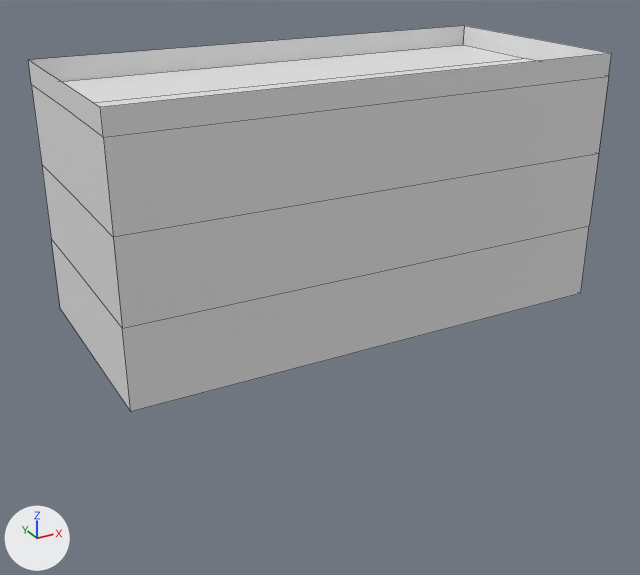
An edit to the Blender file doc/diagramme/diagramme_lenny/sechoirHoublon.blend, drawn before and after from the same camera.
Before and after are seen from a 50 mm lens placed at (17.62, -19.61, 10.27), pointed at (26.85, -2.82, 1.88). Arrows for +X, +Y and +Z are at lower left; the lights stay in place. The picture after the commit comes second. Mesh edges are drawn as thin lines.

The older version as bpy lines, for what is in view:
```python
me_cube = bpy.data.meshes.new('Cube')
me_cube.from_pydata(...)  # 26 vertices, 21 faces, 2 loose edges; spans x 22.0..35.0, y -3.0..3.0, z -1.0..5.57
me_cube.materials.append(mat_material)  # white #e7e7e7
ob_cube = bpy.data.objects.new('Cube', me_cube)
ob_cube.location = (-0.05, -0.23, 1.15)
```
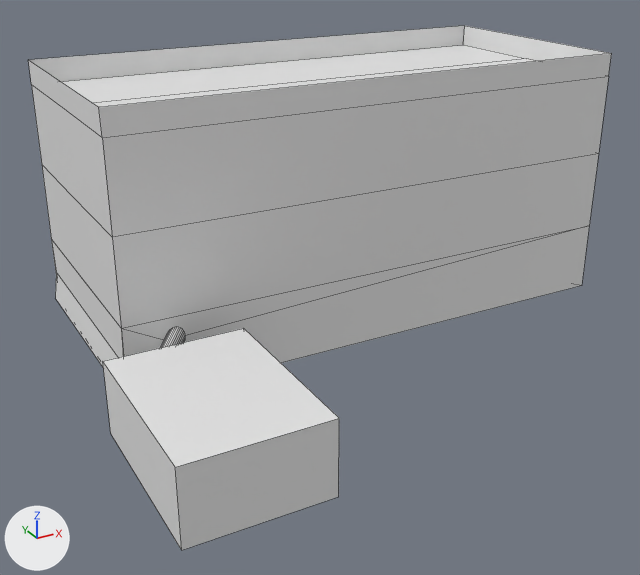
Boxes (x1, y1, x2, y2) around the edits, measured in the pictures (640 x 575 px):
'Cube', reshaped (36% taller)
    before: (28, 26, 612, 412)
    after: (28, 26, 612, 550)
part 1 of me_cube, added
    after: (103, 328, 339, 550)
part 2 of me_cube, built on
    before: (42, 75, 589, 412)
    after: (42, 75, 589, 367)

Patch to the scene script:
```diff
--- a/doc/diagramme/diagramme_lenny/sechoirHoublon.blend.py
+++ b/doc/diagramme/diagramme_lenny/sechoirHoublon.blend.py
@@ me_cube @@
 # used by ob_cube; location = (-0.05, -0.23, 1.15)
-me_cube.from_pydata(...)  # 26 vertices, 21 faces, 2 loose edges; spans x 22.0..35.0, y -3.0..3.0, z -1.0..5.57
+me_cube.from_pydata(...)  # 112 vertices, 74 faces, 1 loose edge; spans x 21.31..35.0, y -8.0..3.0, z -0.77..5.57
+# me_cube part 1: a new loose piece, a box spanning x 21.31..24.31, y -8.0..-4.0, z -0.77..0.89, in mat_material (white #e7e7e7)
+# me_cube part 2
+# 5 vertices are removed from x 22.0..35.0, y -3.0..3.0, z -1.0..1.0
+# 8 faces are deleted
+# 1 loose edge is deleted
+# 6 vertices in x 22.02, y -3.0..0.11, z 1.0..5.57 move by (-0.02, 0.0, 0.0)
+# 51 vertices are added at x 21.89..35.0, y -4.0..3.0, z -0.77..1.0
+# 26 new vertices lie (0.65, 1.0, 0.0) away from vertices in x 22.28..22.72, y -4.0, z 0.24..0.76
+# 6 new vertices lie (0.66, 1.0, 0.0) away from vertices in x 22.31..22.62, y -4.0, z 0.26..0.74
+# 55 new faces join them
 me_cube.materials.append(mat_material)
```
